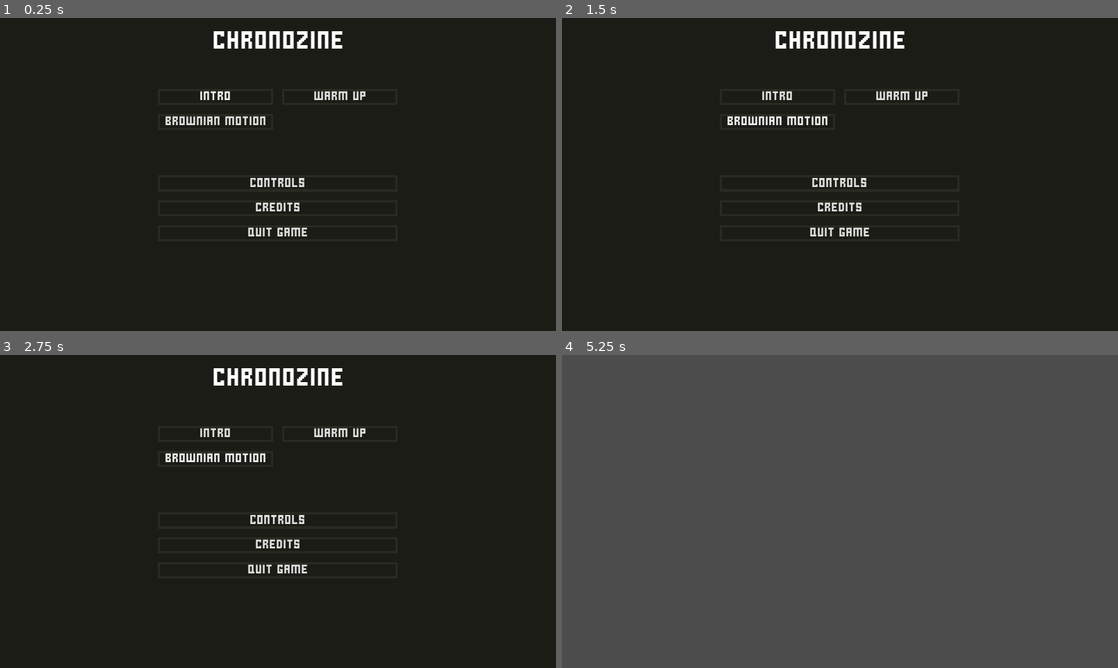
Above: before the commit, frames 1-4 (two rows, left to right).
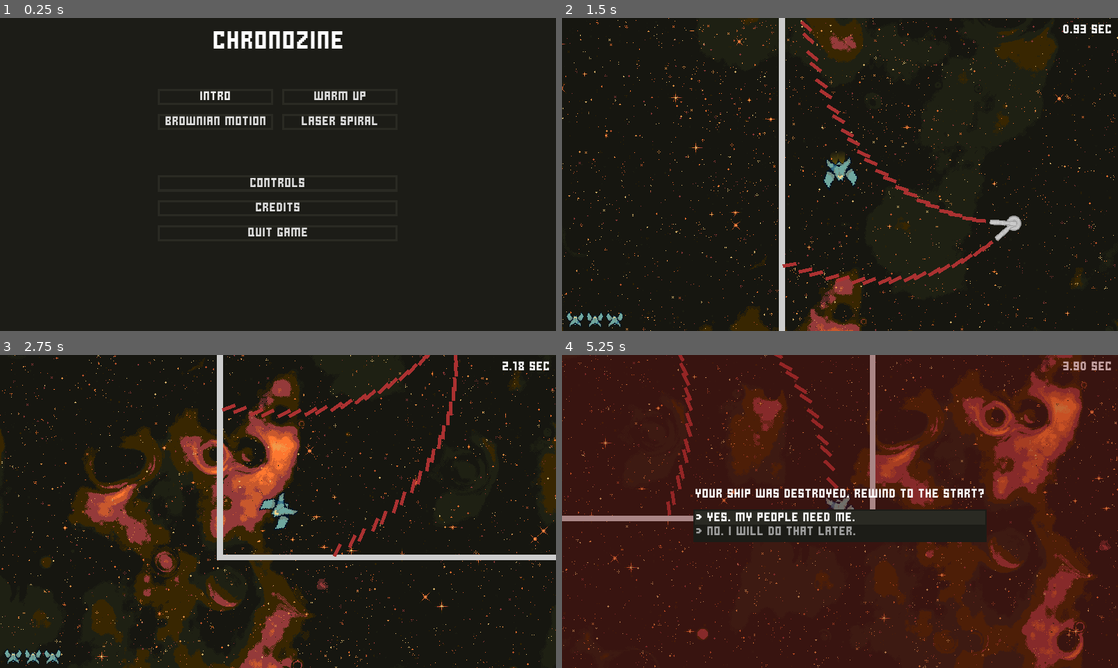
Above: after the commit, the same moments.

Repository: AnEnigmaticBug/chronozine
Game: Godot game, scene res://src/gui/screens/home/Home.tscn
The game is run twice, just before and just after one commit, with the same random seed, the same clock (stepped at 60 frames per second) and the same inputs.
Inputs (mouse positions are in pixels of both pictures, inside the frame that each line leads up to):
- Up to frame 1 (0.25 s): no input
- Up to frame 2 (1.5 s): click (901, 121) at 0.5 s, where only the run after the commit has a clickable "Laser Spiral"; hold Space (accelerate) from 1.28 s (still down); hold Down (point_dn) from 1.28 s (still down)
- Up to frame 3 (2.75 s): release Space (accelerate) at 2.03 s; release Down (point_dn) at 2.03 s; tap Left (point_lt) at 2.1 s
- Up to frame 4 (5.25 s): hold Right (point_rt) 2.78-3.53 s; hold Space (accelerate) 2.78-4.28 s; tap Ctrl (slo_mo) at 3.6 s; hold Down (point_dn) 4.28-5 s; click (778, 433) at 5 s, where only the run before the commit has a clickable "Intro"

The runs differ from the first frame. In frame 1, 0.2% of the frame differs, in the area x 54-68%, y 31-35%; in frame 2, 9.4%; in frame 3, 22%; in frame 4, 100%, in the area x 0-100%, y 0-100%.

Commit message:
Create the "Laser Spiral" level

Diff:
--- a/chronozine/src/gui/screens/home/Home.tscn
+++ b/chronozine/src/gui/screens/home/Home.tscn
@@ -6,6 +6,7 @@
 [ext_resource path="res://src/levels/WarmUp.tscn" type="PackedScene" id=4]
 [ext_resource path="res://src/gui/screens/home/Home.gd" type="Script" id=5]
 [ext_resource path="res://src/gui/controls/SceneChanger.tscn" type="PackedScene" id=6]
+[ext_resource path="res://src/levels/LaserSpiral.tscn" type="PackedScene" id=7]
 
 [sub_resource type="DynamicFont" id=1]
 size = 48
@@ -89,6 +90,15 @@
 text = "Brownian Motion"
 destination = ExtResource( 3 )
 
+[node name="Level3" parent="VBoxContainer/Levels" instance=ExtResource( 6 )]
+margin_left = 215.0
+margin_top = 43.0
+margin_right = 415.0
+margin_bottom = 71.0
+rect_min_size = Vector2( 200, 0 )
+text = "Laser Spiral"
+destination = ExtResource( 7 )
+
 [node name="Spacer" type="Control" parent="VBoxContainer"]
 margin_top = 208.0
 margin_right = 960.0
--- a/chronozine/src/levels/BrownianMotion.tscn
+++ b/chronozine/src/levels/BrownianMotion.tscn
@@ -1,12 +1,14 @@
-[gd_scene load_steps=6 format=2]
+[gd_scene load_steps=7 format=2]
 
 [ext_resource path="res://src/levels/Level.tscn" type="PackedScene" id=1]
 [ext_resource path="res://src/walls/Wall.tscn" type="PackedScene" id=2]
 [ext_resource path="res://src/turrets/Turret.tscn" type="PackedScene" id=3]
 [ext_resource path="res://src/turrets/combinators/ConstFire.tscn" type="PackedScene" id=4]
 [ext_resource path="res://src/turrets/Gun.tscn" type="PackedScene" id=5]
+[ext_resource path="res://src/levels/LaserSpiral.tscn" type="PackedScene" id=6]
 
 [node name="BrownianMotion" instance=ExtResource( 1 )]
+next_scene = ExtResource( 6 )
 
 [node name="Goal" parent="." index="1"]
 position = Vector2( 100, 200 )
--- /dev/null
+++ b/chronozine/src/levels/LaserSpiral.tscn
@@ -0,0 +1,99 @@
+[gd_scene load_steps=8 format=2]
+
+[ext_resource path="res://src/levels/Level.tscn" type="PackedScene" id=1]
+[ext_resource path="res://src/walls/Wall.tscn" type="PackedScene" id=2]
+[ext_resource path="res://src/turrets/Turret.tscn" type="PackedScene" id=3]
+[ext_resource path="res://src/turrets/combinators/Rotator.tscn" type="PackedScene" id=4]
+[ext_resource path="res://src/turrets/combinators/ConstFire.tscn" type="PackedScene" id=5]
+[ext_resource path="res://src/turrets/Gun.tscn" type="PackedScene" id=6]
+[ext_resource path="res://src/asteroids/Asteroid.tscn" type="PackedScene" id=7]
+
+[node name="LaserSpiral" instance=ExtResource( 1 )]
+
+[node name="Goal" parent="." index="1"]
+position = Vector2( 1200, -2100 )
+
+[node name="Wall0" parent="Walls" index="0" instance=ExtResource( 2 )]
+points = PoolVector2Array( 200, -300, 0, -300, 0, 500, 800, 500, 800, -300, 600, -300 )
+
+[node name="Wall1" parent="Walls" index="1" instance=ExtResource( 2 )]
+points = PoolVector2Array( 300, -300, 200, -300, 200, -500, 300, -500 )
+
+[node name="Wall2" parent="Walls" index="2" instance=ExtResource( 2 )]
+points = PoolVector2Array( 500, -300, 600, -300, 600, -500, 500, -500 )
+
+[node name="Wall3" parent="Walls" index="3" instance=ExtResource( 2 )]
+points = PoolVector2Array( 300, -500, 300, -1300 )
+
+[node name="Wall4" parent="Walls" index="4" instance=ExtResource( 2 )]
+points = PoolVector2Array( 500, -500, 500, -1300 )
+
+[node name="Wall5" parent="Walls" index="5" instance=ExtResource( 2 )]
+points = PoolVector2Array( 300, -1300, -400, -1300, -400, -2900, 1200, -2900, 1200, -2200 )
+
+[node name="Wall6" parent="Walls" index="6" instance=ExtResource( 2 )]
+points = PoolVector2Array( 500, -1300, 1200, -1300, 1200, -2000 )
+
+[node name="Asteroid0" parent="Asteroids" index="0" instance=ExtResource( 7 )]
+position = Vector2( 360, -1500 )
+
+[node name="Asteroid1" parent="Asteroids" index="1" instance=ExtResource( 7 )]
+position = Vector2( 440, -1500 )
+
+[node name="Asteroid2" parent="Asteroids" index="2" instance=ExtResource( 7 )]
+position = Vector2( -200, -2060 )
+
+[node name="Asteroid3" parent="Asteroids" index="3" instance=ExtResource( 7 )]
+position = Vector2( -200, -2140 )
+
+[node name="Asteroid4" parent="Asteroids" index="4" instance=ExtResource( 7 )]
+position = Vector2( 360, -2700 )
+
+[node name="Asteroid5" parent="Asteroids" index="5" instance=ExtResource( 7 )]
+position = Vector2( 440, -2700 )
+
+[node name="Asteroid6" parent="Asteroids" index="6" instance=ExtResource( 7 )]
+position = Vector2( 1000, -2140 )
+
+[node name="Asteroid7" parent="Asteroids" index="7" instance=ExtResource( 7 )]
+position = Vector2( 1000, -2060 )
+
+[node name="Player" parent="." index="4"]
+position = Vector2( 100, 0 )
+
+[node name="Turret0" parent="Turrets" index="0" instance=ExtResource( 3 )]
+position = Vector2( 400, 100 )
+
+[node name="Rotator" parent="Turrets/Turret0" index="2" instance=ExtResource( 4 )]
+degrees_per_second = -45
+
+[node name="ConstFire" parent="Turrets/Turret0/Rotator" index="0" instance=ExtResource( 5 )]
+lasers_per_second = 24
+
+[node name="Gun0" parent="Turrets/Turret0/Rotator/ConstFire" index="1" instance=ExtResource( 6 )]
+rotation = 3.14159
+
+[node name="Gun1" parent="Turrets/Turret0/Rotator/ConstFire" index="2" instance=ExtResource( 6 )]
+rotation = 3.92699
+
+[node name="Turret1" parent="Turrets" index="1" instance=ExtResource( 3 )]
+position = Vector2( 400, -2100 )
+
+[node name="Rotator" parent="Turrets/Turret1" index="2" instance=ExtResource( 4 )]
+degrees_per_second = 75
+
+[node name="ConstFire" parent="Turrets/Turret1/Rotator" index="0" instance=ExtResource( 5 )]
+lasers_per_second = 24
+
+[node name="Gun0" parent="Turrets/Turret1/Rotator/ConstFire" index="1" instance=ExtResource( 6 )]
+
+[node name="Gun1" parent="Turrets/Turret1/Rotator/ConstFire" index="2" instance=ExtResource( 6 )]
+rotation = 2.0944
+
+[node name="Gun2" parent="Turrets/Turret1/Rotator/ConstFire" index="3" instance=ExtResource( 6 )]
+rotation = 4.18879
+
+[node name="Score" parent="Gui/Menus" index="2"]
+requirement_1_star = 30
+requirement_2_star = 20
+requirement_3_star = 10
Not shown: 1 places in chronozine/src/gui/screens/home/Home.tscn that only renumber resources
